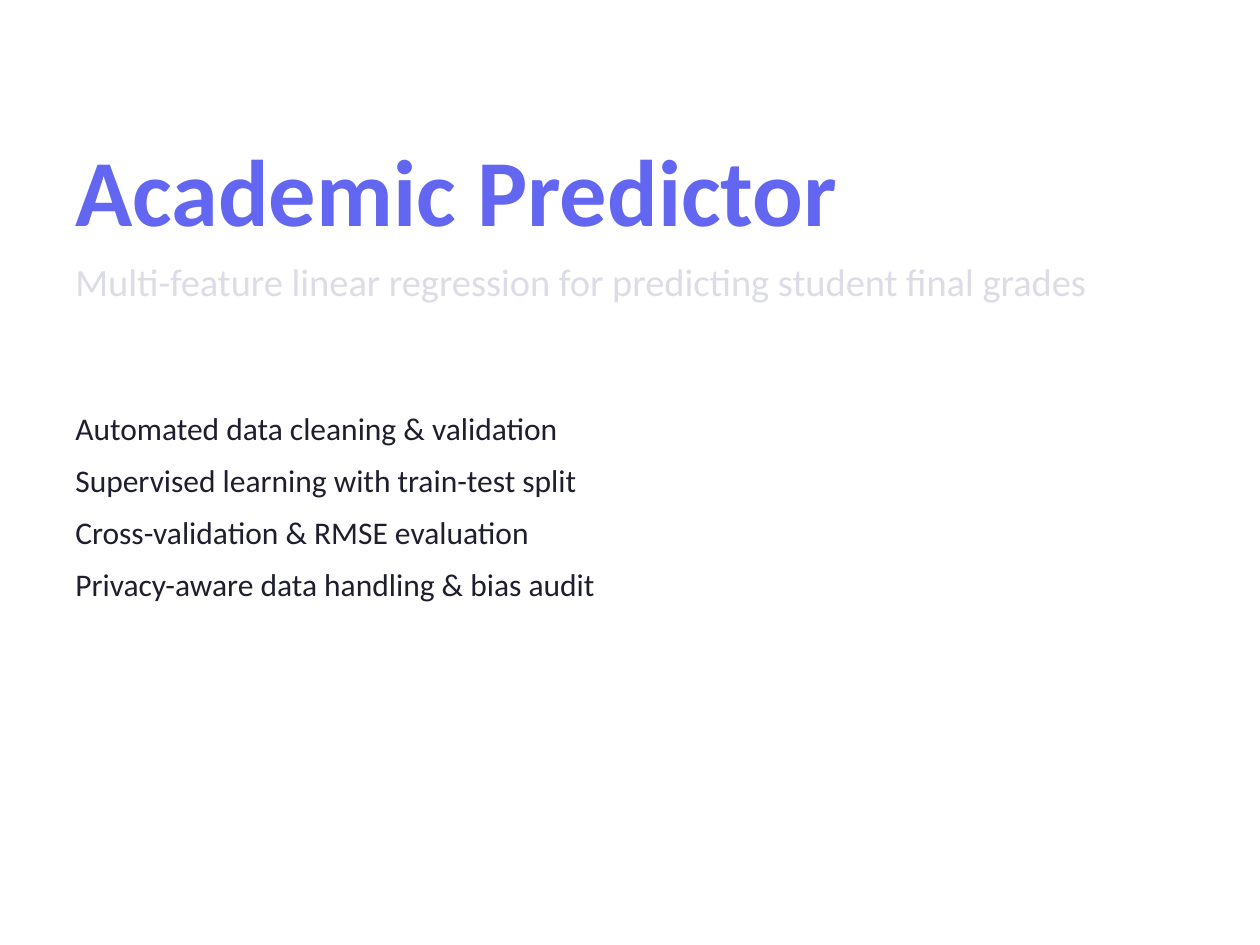
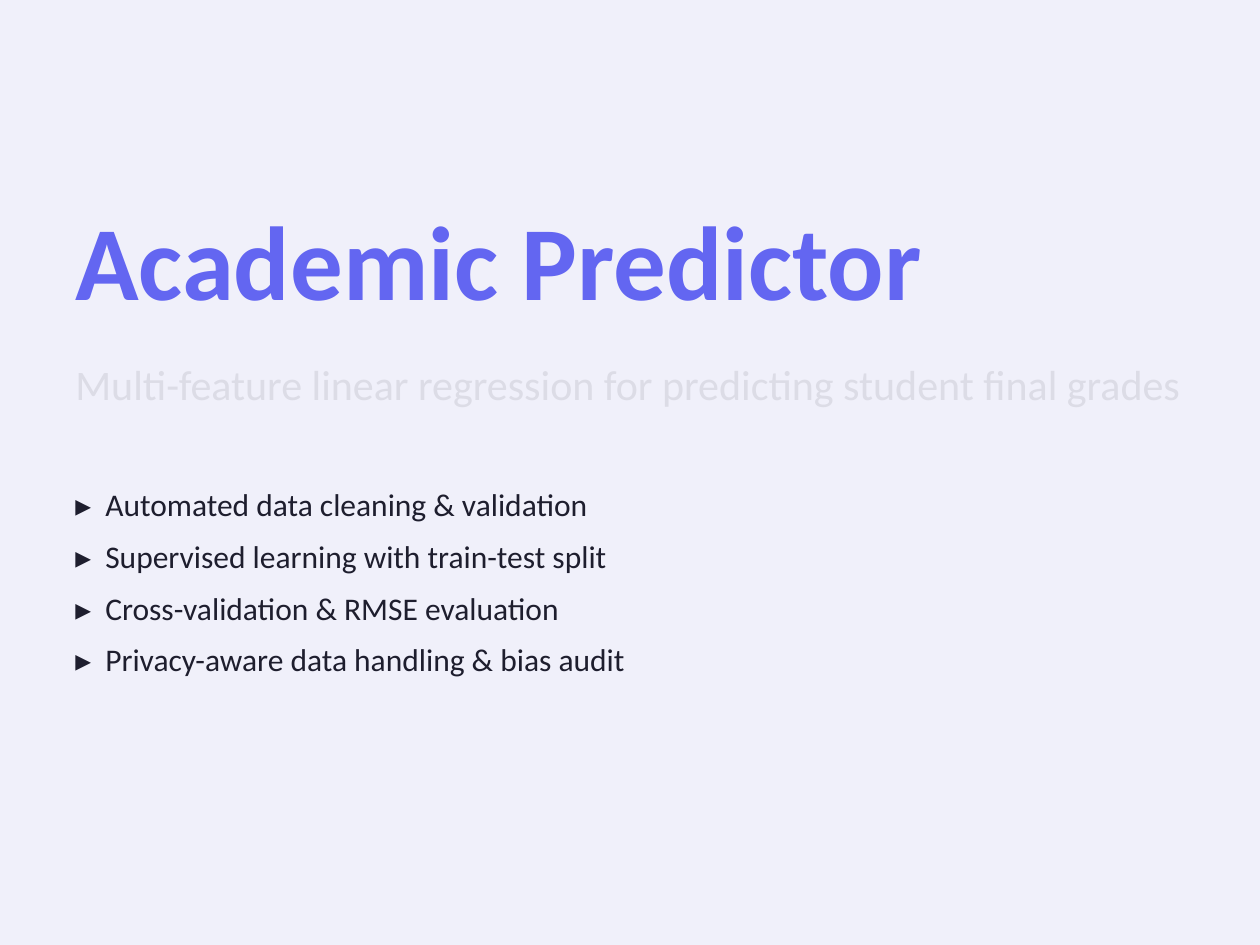
Before and after one commit to CatSolo05/Automation_assesment_task3, a slide deck: slide 1 of Academic Predictor Presentation.pptx. Drawn at 1260x945 pixels with LibreOffice and Linux fonts; fonts in the diff are those of the drawing. Boxes give left, top, right and bottom in pixels: in the first picture for what was removed or moved away, otherwise in the second. Text is boxed around its words. In the diff, an @@ line names an element or a change of style, - is before the commit and + after.

Commit message:
Add enhanced formatting: colored backgrounds, shapes, content windows, and styling

```diff
--- a/Academic Predictor Presentation.pptx
+++ b/Academic Predictor Presentation.pptx
@@ rectangle added at (0, 0, 1260, 945), fill #F0F0FA, outline #F0F0FA 0.75 pt @@
@@ text "Academic Predictor": place and size @@
-text "Academic Predictor" at (75, 159, 837, 227)
+text "Academic Predictor" at (75, 226, 922, 301)
@@ text "Academic Predictor" at (75, 226, 922, 301): size 54 to 60 pt @@
@@ text at (105, 494, 625, 677): text changed @@
-Automated data cleaning & validation
-Supervised learning with train-test split
-Cross-validation & RMSE evaluation
-Privacy-aware data handling & bias audit
+▸ Automated data cleaning & validation
+▸ Supervised learning with train-test split
+▸ Cross-validation & RMSE evaluation
+▸ Privacy-aware data handling & bias audit
```
Also in this commit, not shown: 6 other slides changed.
